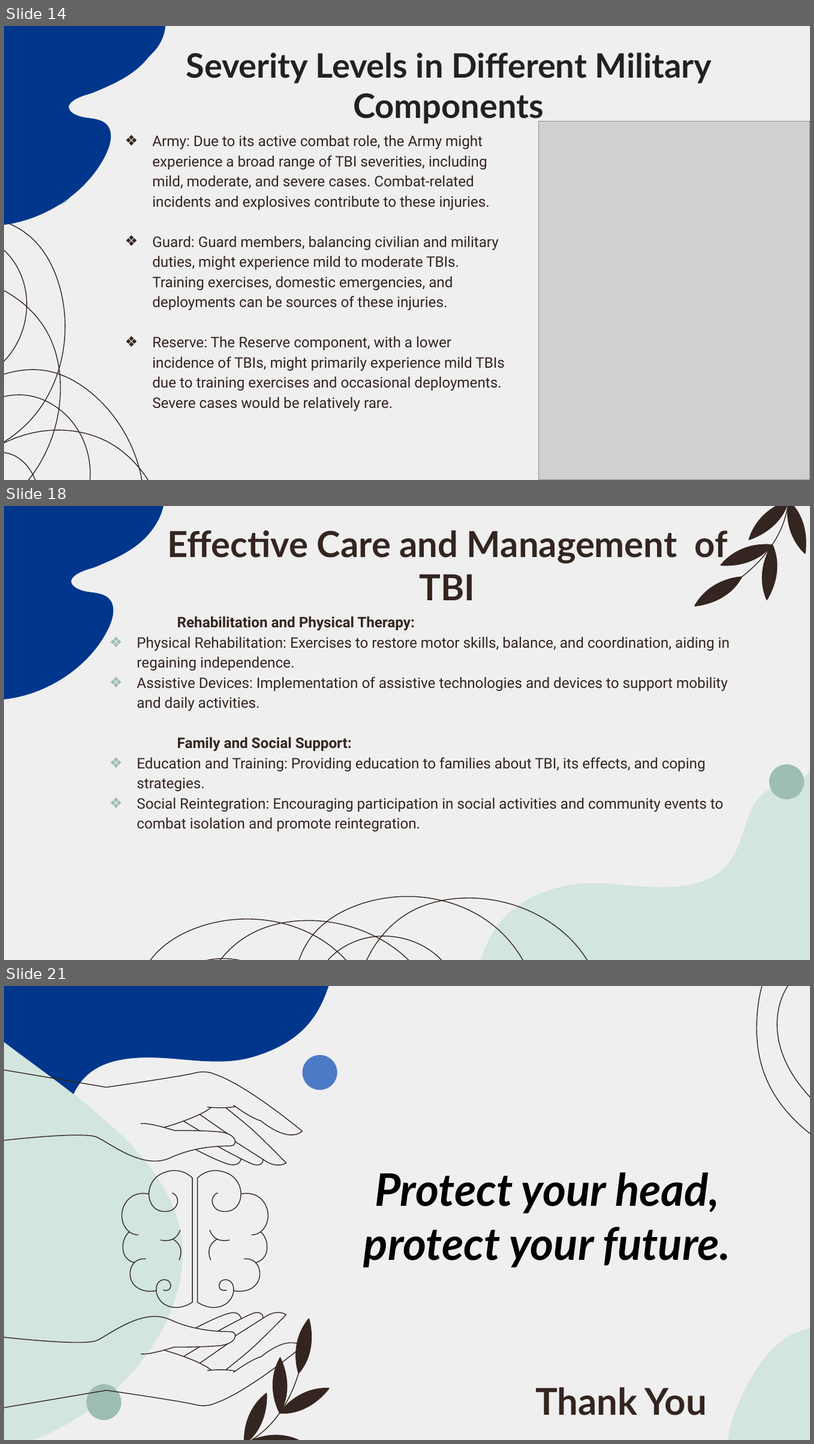
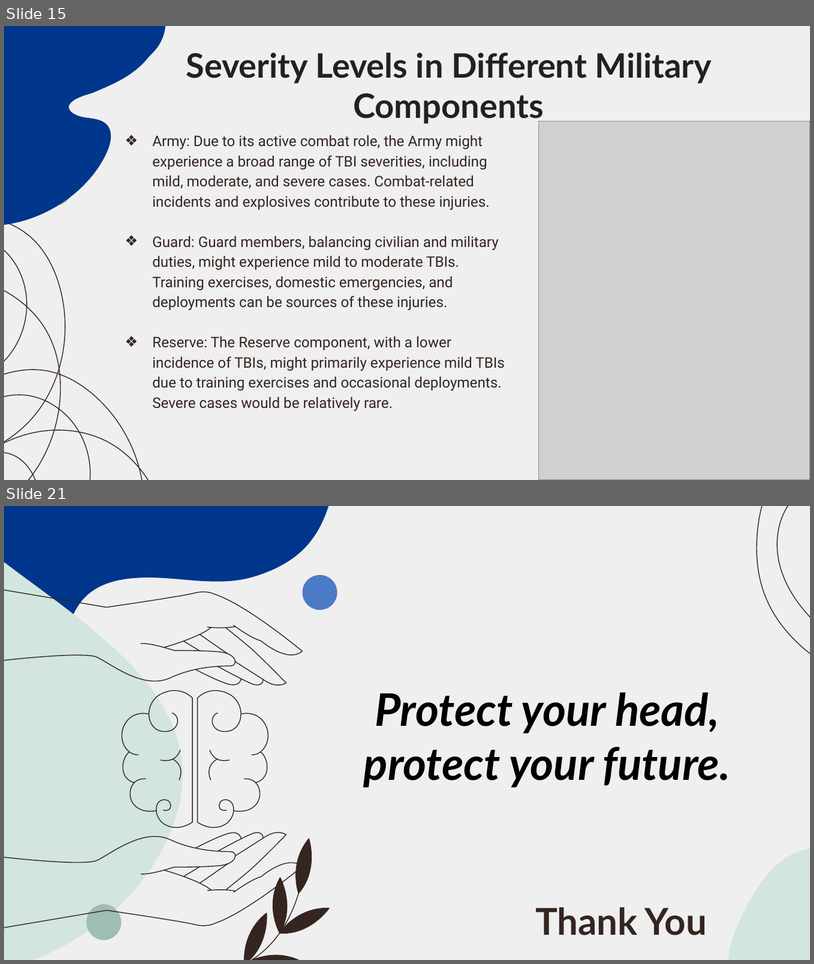
Before and after one commit to Chebet-Mercy/TBI-Traumatic-Brain-Injury, a slide deck: Traumatic Brain Injury.pptx. Shown one above the other, each under a label of ours: slides 14, 18 and 21 before the commit, slides 15 and 21 after it; the slides between them are not shown. The pictures are 814x1444 and 814x964 pixels, drawn with LibreOffice and Linux fonts; fonts in the diff are those of the drawing; grey boxes stand for pictures. Boxes give left, top, right and bottom in pixels: in the first picture for what was removed or moved away, otherwise in the second. Text is boxed around its words. In the diff, an @@ line names an element or a change of style, - is before the commit and + after.

```diff
--- a/Traumatic Brain Injury.pptx
+++ b/Traumatic Brain Injury.pptx
@@ slide 18 removed at (4, 506, 810, 960), background #EFEFEF @@
@@ freeform shape removed at (4, 506, 123, 665) @@
@@ freeform shape removed at (4, 506, 164, 700) @@
@@ group removed at (692, 506, 810, 606): 6 freeform shapes @@
@@ title removed at (167, 530, 728, 600) @@
-Effective Care and Management of TBI
@@ text removed at (137, 616, 730, 831) @@
-Rehabilitation and Physical Therapy:
-❖ Physical Rehabilitation: Exercises to restore motor skills, balance, and coordination, aiding in regaining independence.
-❖ Assistive Devices: Implementation of assistive technologies and devices to support mobility and daily activities.
-Family and Social Support:
-❖ Education and Training: Providing education to families about TBI, its effects, and coping strategies.
-❖ Social Reintegration: Encouraging participation in social activities and community events to combat isolation and promote reintegration.
@@ ellipse removed at (18, 643, 53, 678) @@
@@ freeform shape removed at (747, 766, 810, 960) @@
@@ ellipse removed at (769, 764, 804, 799) @@
@@ freeform shape removed at (480, 781, 810, 960) @@
@@ freeform shape removed at (290, 890, 636, 960) @@
@@ freeform shape removed at (130, 912, 476, 960) @@
@@ what was slide 14 is now slide 15 @@
```
Also in this commit, not shown: 6 slides changed, 4 slides added, 3 other slides removed.
